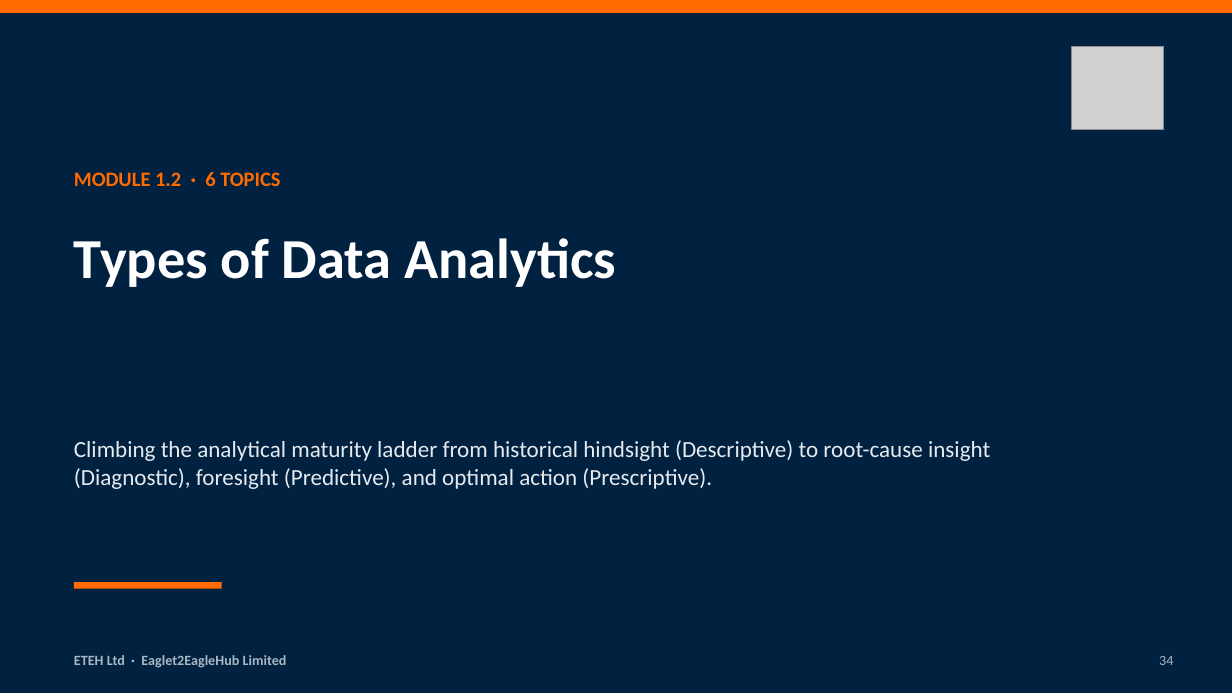
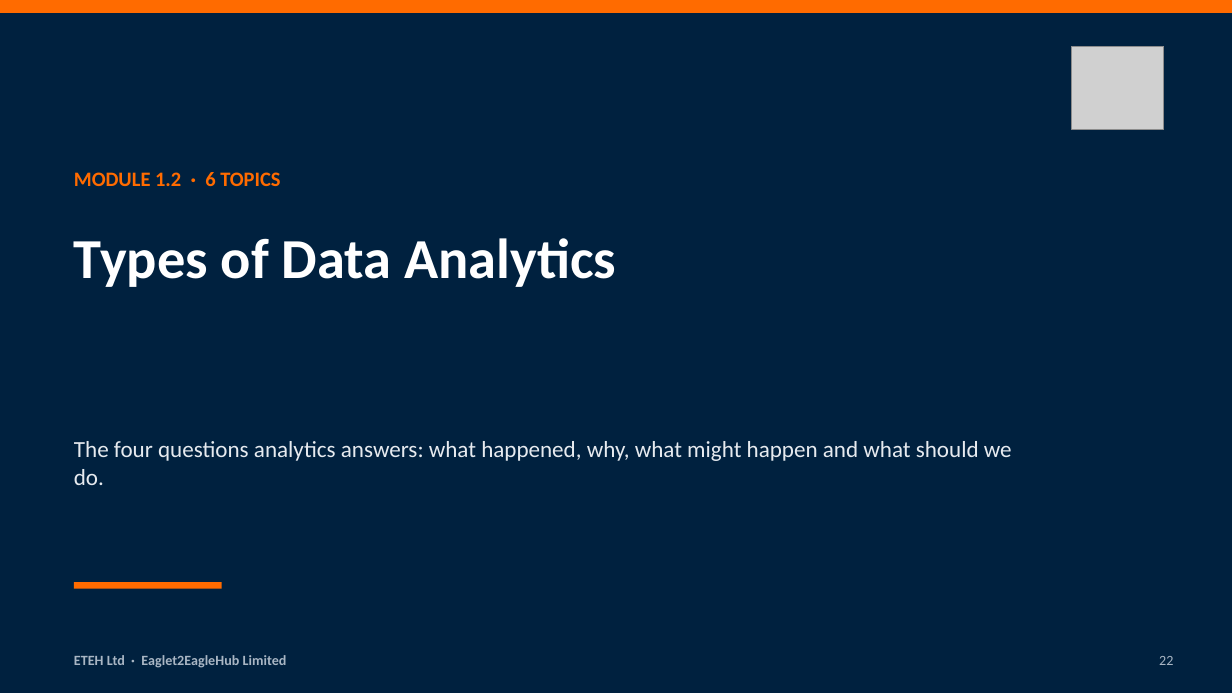
Before and after one commit to MaxiKen/ETEH, a slide deck: slide 22 of ETEH_Bootcamp_Pack/ETEH_Vol1_Week1_Foundations_Slides.pptx (slide 34 before the commit). Drawn at 1232x693 pixels with LibreOffice and Linux fonts; fonts in the diff are those of the drawing; grey boxes stand for pictures. Boxes give left, top, right and bottom in pixels: in the first picture for what was removed or moved away, otherwise in the second. Text is boxed around its words. In the diff, an @@ line names an element or a change of style, - is before the commit and + after.

```diff
--- a/ETEH_Bootcamp_Pack/ETEH_Vol1_Week1_Foundations_Slides.pptx
+++ b/ETEH_Bootcamp_Pack/ETEH_Vol1_Week1_Foundations_Slides.pptx
@@ text at (74, 441, 1012, 485): text changed @@
-Climbing the analytical maturity ladder from historical hindsight (Descriptive) to root-cause insight (Diagnostic), foresight (Predictive), and optimal action (Prescriptive).
+The four questions analytics answers: what happened, why, what might happen and what should we do.
@@ text at (1159, 656, 1173, 665): text changed @@
-34
+22
```
Also in this commit, not shown: 13 other slides changed, 132 slides added, 222 slides removed, 20 other files.
